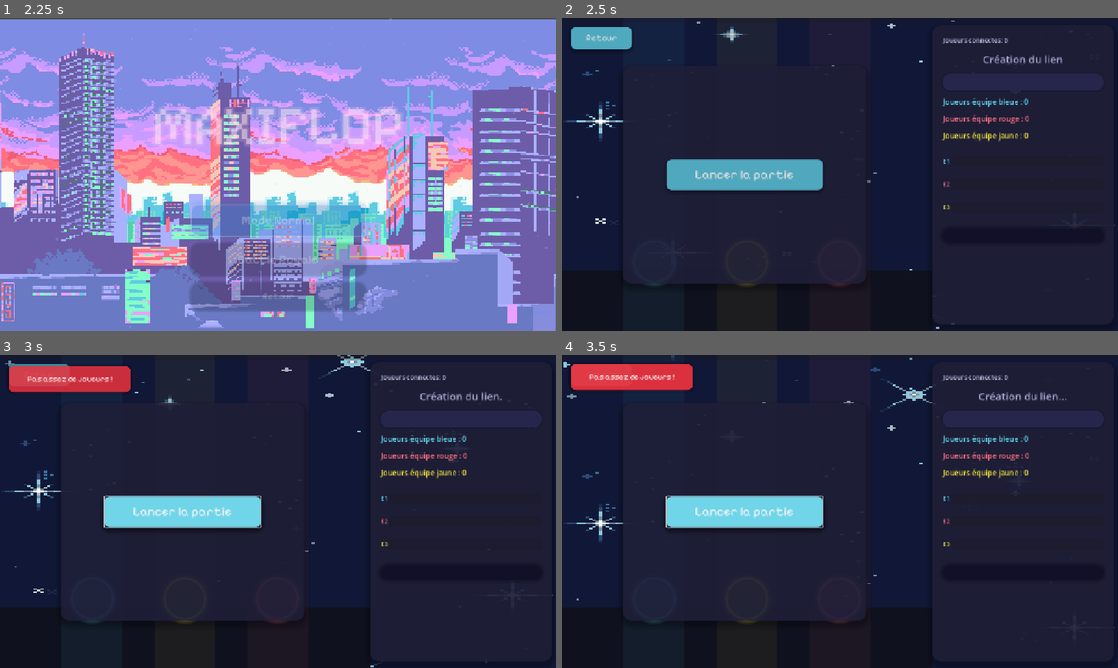
Above: before the commit, frames 1-4 (two rows, left to right).
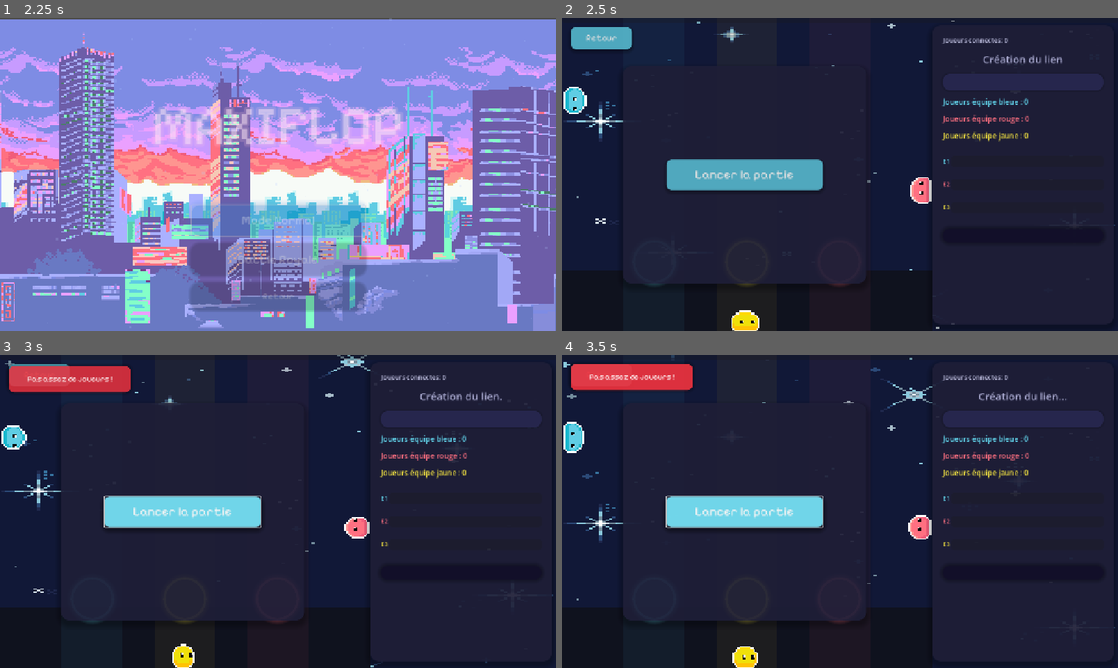
Above: after the commit, the same moments.

Repository: Maxx-bl/maxiflop
Game: Godot game, scene res://scenes/MainMenu.tscn
Same seed, same stepped clock (60 frames per second), same inputs: the game is played once before the commit and once after it. Sound files missing from this copy of the repository are replaced by a short silence.
Inputs:
- Up to frame 1 (2.25 s): tap Enter at 0.5 s; click "Jouer" at 1.25 s; click "Mode Normal" at 2 s
- Up to frame 2 (2.5 s): no input
- Up to frame 3 (3 s): click "Lancer la partie" at 2.75 s
- Up to frame 4 (3.5 s): no input

Frame 1 is identical in both runs. In frame 2, 0.9% of the frame differs, in the area x 0-67%, y 22-100%; in frame 3, 0.8%; in frame 4, 0.9%.

Commit message:
ajout des mascottes d'équipes sur le game screen

Diff:
--- a/maxiflop-src/scenes/GameScreen.tscn
+++ b/maxiflop-src/scenes/GameScreen.tscn
@@ -9,6 +9,9 @@
 [ext_resource type="Texture2D" uid="uid://dyvouf8b51x5b" path="res://assets/GameScreenBack/Space Background.png" id="7_4j5qn"]
 [ext_resource type="Script" uid="uid://ch3kvol4lrfkh" path="res://scenes/fond.gd" id="7_wswou"]
 [ext_resource type="Texture2D" uid="uid://dpw1hqbxawj7n" path="res://assets/GameScreenBack/star2.png" id="8_sk67e"]
+[ext_resource type="Texture2D" uid="uid://gs7gtjt4kaqq" path="res://assets/mascotte/bobA.png" id="10_itox2"]
+[ext_resource type="Texture2D" uid="uid://dnunxmncnhyny" path="res://assets/mascotte/bobB.png" id="11_srnt6"]
+[ext_resource type="Texture2D" uid="uid://dagt6tpkqyk18" path="res://assets/mascotte/bobC.png" id="12_hv6d7"]
 
 [sub_resource type="StyleBoxFlat" id="StyleBoxFlat_ring_blue"]
 bg_color = Color(0, 0, 0, 0)
@@ -150,6 +153,114 @@
 [sub_resource type="StyleBoxFlat" id="StyleBoxFlat_result"]
 bg_color = Color(0.08, 0.06, 0.18, 0.97)
 
+[sub_resource type="AtlasTexture" id="AtlasTexture_hshbf"]
+atlas = ExtResource("10_itox2")
+region = Rect2(0, 16, 32, 16)
+
+[sub_resource type="AtlasTexture" id="AtlasTexture_cjvrw"]
+atlas = ExtResource("10_itox2")
+region = Rect2(32, 16, 32, 16)
+
+[sub_resource type="AtlasTexture" id="AtlasTexture_jtgoe"]
+atlas = ExtResource("10_itox2")
+region = Rect2(64, 16, 32, 16)
+
+[sub_resource type="AtlasTexture" id="AtlasTexture_lk6j4"]
+atlas = ExtResource("10_itox2")
+region = Rect2(96, 16, 32, 16)
+
+[sub_resource type="SpriteFrames" id="SpriteFrames_hla2o"]
+animations = [{
+"frames": [{
+"duration": 1.0,
+"texture": SubResource("AtlasTexture_hshbf")
+}, {
+"duration": 1.0,
+"texture": SubResource("AtlasTexture_cjvrw")
+}, {
+"duration": 1.0,
+"texture": SubResource("AtlasTexture_jtgoe")
+}, {
+"duration": 1.0,
+"texture": SubResource("AtlasTexture_lk6j4")
+}],
+"loop": true,
+"name": &"default",
+"speed": 5.0
+}]
+
+[sub_resource type="AtlasTexture" id="AtlasTexture_qv4wl"]
+atlas = ExtResource("11_srnt6")
+region = Rect2(0, 16, 32, 16)
+
+[sub_resource type="AtlasTexture" id="AtlasTexture_fk3qu"]
+atlas = ExtResource("11_srnt6")
+region = Rect2(32, 16, 32, 16)
+
+[sub_resource type="AtlasTexture" id="AtlasTexture_qgxpl"]
+atlas = ExtResource("11_srnt6")
+region = Rect2(64, 16, 32, 16)
+
+[sub_resource type="AtlasTexture" id="AtlasTexture_gl8f2"]
+atlas = ExtResource("11_srnt6")
+region = Rect2(96, 16, 32, 16)
+
+[sub_resource type="SpriteFrames" id="SpriteFrames_bpgbe"]
+animations = [{
+"frames": [{
+"duration": 1.0,
+"texture": SubResource("AtlasTexture_qv4wl")
+}, {
+"duration": 1.0,
+"texture": SubResource("AtlasTexture_fk3qu")
+}, {
+"duration": 1.0,
+"texture": SubResource("AtlasTexture_qgxpl")
+}, {
+"duration": 1.0,
+"texture": SubResource("AtlasTexture_gl8f2")
+}],
+"loop": true,
+"name": &"default",
+"speed": 5.0
+}]
+
+[sub_resource type="AtlasTexture" id="AtlasTexture_c6sp0"]
+atlas = ExtResource("12_hv6d7")
+region = Rect2(0, 16, 32, 16)
+
+[sub_resource type="AtlasTexture" id="AtlasTexture_5ro48"]
+atlas = ExtResource("12_hv6d7")
+region = Rect2(32, 16, 32, 16)
+
+[sub_resource type="AtlasTexture" id="AtlasTexture_pmwhp"]
+atlas = ExtResource("12_hv6d7")
+region = Rect2(64, 16, 32, 16)
+
+[sub_resource type="AtlasTexture" id="AtlasTexture_hb8ly"]
+atlas = ExtResource("12_hv6d7")
+region = Rect2(96, 16, 32, 16)
+
+[sub_resource type="SpriteFrames" id="SpriteFrames_etjhr"]
+animations = [{
+"frames": [{
+"duration": 1.0,
+"texture": SubResource("AtlasTexture_c6sp0")
+}, {
+"duration": 1.0,
+"texture": SubResource("AtlasTexture_5ro48")
+}, {
+"duration": 1.0,
+"texture": SubResource("AtlasTexture_pmwhp")
+}, {
+"duration": 1.0,
+"texture": SubResource("AtlasTexture_hb8ly")
+}],
+"loop": true,
+"name": &"default",
+"speed": 5.0
+}]
+
 [node name="GameScreen" type="Node2D"]
 script = ExtResource("1")
 song_duration = 60.0
@@ -266,6 +377,7 @@
 offset_right = 500.0
 offset_bottom = 445.0
 theme_override_colors/font_color = Color(0.667, 0.608, 1, 1)
+theme_override_fonts/font = ExtResource("6_xvbay")
 theme_override_font_sizes/font_size = 28
 text = "x0 COMBO"
 
@@ -276,6 +388,7 @@
 offset_right = 300.0
 offset_bottom = 394.0
 theme_override_colors/font_color = Color(0.518, 1, 0.788, 1)
+theme_override_fonts/font = ExtResource("6_xvbay")
 theme_override_font_sizes/font_size = 24
 text = "x1"
 
@@ -475,6 +588,7 @@
 [node name="TitleLabel" type="Label" parent="HUD/ResultPanel/VBox"]
 layout_mode = 2
 theme_override_colors/font_color = Color(0.518, 1, 0.788, 1)
+theme_override_fonts/font = ExtResource("6_xvbay")
 theme_override_font_sizes/font_size = 44
 text = "FIN DE PARTIE"
 horizontal_alignment = 1
@@ -489,6 +603,7 @@
 
 [node name="WinnerLabel" type="Label" parent="HUD/ResultPanel/VBox"]
 layout_mode = 2
+theme_override_fonts/font = ExtResource("6_xvbay")
 theme_override_font_sizes/font_size = 30
 text = "Equipe bleue remporte la partie !"
 horizontal_alignment = 1
@@ -509,6 +624,7 @@
 [node name="RestartButton" type="Button" parent="HUD/ResultPanel/VBox/ButtonsHBox"]
 custom_minimum_size = Vector2(200, 0)
 layout_mode = 2
+theme_override_fonts/font = ExtResource("6_xvbay")
 theme_override_font_sizes/font_size = 24
 theme_override_styles/hover = SubResource("StyleBoxFlat_button_hover")
 theme_override_styles/pressed = SubResource("StyleBoxFlat_button_hover")
@@ -518,6 +634,7 @@
 [node name="MenuButton" type="Button" parent="HUD/ResultPanel/VBox/ButtonsHBox"]
 custom_minimum_size = Vector2(200, 0)
 layout_mode = 2
+theme_override_fonts/font = ExtResource("6_xvbay")
 theme_override_font_sizes/font_size = 24
 theme_override_styles/hover = SubResource("StyleBoxFlat_button_hover")
 theme_override_styles/pressed = SubResource("StyleBoxFlat_button_hover")
@@ -532,7 +649,7 @@
 
 [node name="SpriteBack" type="Sprite2D" parent="Game_screen/CoucheBack"]
 texture_filter = 1
-position = Vector2(752, 362.5)
+position = Vector2(754, 361)
 scale = Vector2(7.53, 3.605)
 texture = ExtResource("7_4j5qn")
 
@@ -545,5 +662,31 @@
 scale = Vector2(7.52, 3.63)
 texture = ExtResource("8_sk67e")
 
+[node name="AnimatedSprite2D" type="AnimatedSprite2D" parent="."]
+texture_filter = 1
+position = Vector2(38, 189)
+rotation = 1.5708
+scale = Vector2(3.9375, 4.5)
+sprite_frames = SubResource("SpriteFrames_hla2o")
+autoplay = "default"
+frame_progress = 0.176512
+
+[node name="AnimatedSprite2D2" type="AnimatedSprite2D" parent="."]
+texture_filter = 1
+position = Vector2(814, 396)
+rotation = -1.5708
+scale = Vector2(3.48437, 4.5)
+sprite_frames = SubResource("SpriteFrames_bpgbe")
+autoplay = "default"
+frame_progress = 0.570794
+
+[node name="AnimatedSprite2D3" type="AnimatedSprite2D" parent="."]
+texture_filter = 1
+position = Vector2(421.406, 685.438)
+scale = Vector2(3.66211, 4.42969)
+sprite_frames = SubResource("SpriteFrames_etjhr")
+autoplay = "default"
+frame_progress = 0.675946
+
 [connection signal="pressed" from="HUD/ResultPanel/VBox/ButtonsHBox/RestartButton" to="." method="_on_restart_pressed"]
 [connection signal="pressed" from="HUD/ResultPanel/VBox/ButtonsHBox/MenuButton" to="." method="_on_menu_pressed"]
Not shown: 1 places in maxiflop-src/scenes/GameScreen.tscn that only renumber resources
